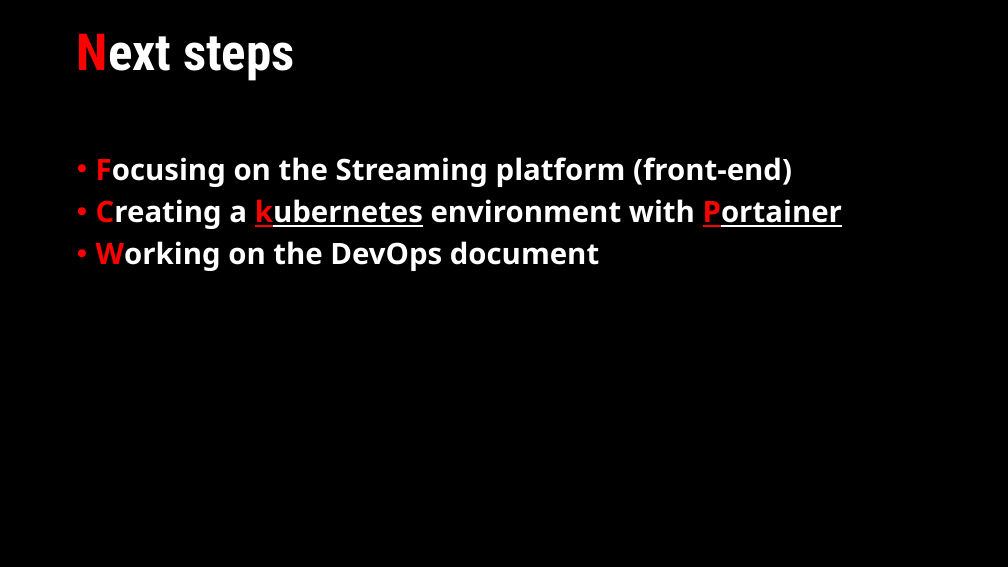
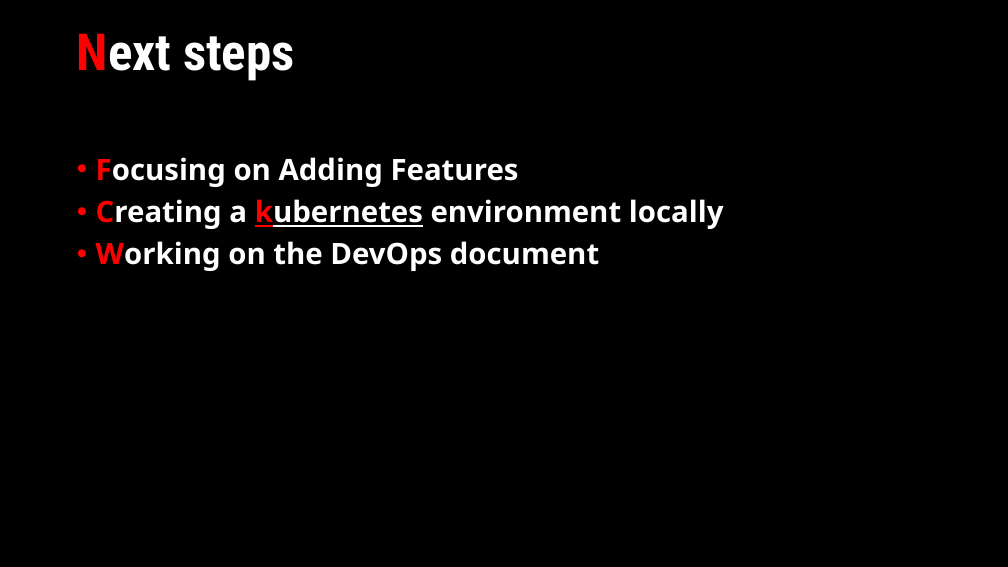
Before and after one commit to Netflix-Clone-MicFlix/Documentation, a slide deck: slide 10 of Sprint presentations/Individual_Project-Sprint2.pptx. Drawn at 1008x567 pixels with LibreOffice and Linux fonts; fonts in the diff are those of the drawing. Boxes give left, top, right and bottom in pixels: in the first picture for what was removed or moved away, otherwise in the second. Text is boxed around its words. In the diff, an @@ line names an element or a change of style, - is before the commit and + after.

```diff
--- a/Sprint presentations/Individual_Project-Sprint2.pptx
+++ b/Sprint presentations/Individual_Project-Sprint2.pptx
@@ text at box(96, 157, 724, 229): text changed @@
-• Focusing on the Streaming platform (front-end)
-• Creating a kubernetes environment with Portainer
+• Focusing on Adding Features
+• Creating a kubernetes environment locally
```
Also in this commit, not shown: 2 other slides changed.
